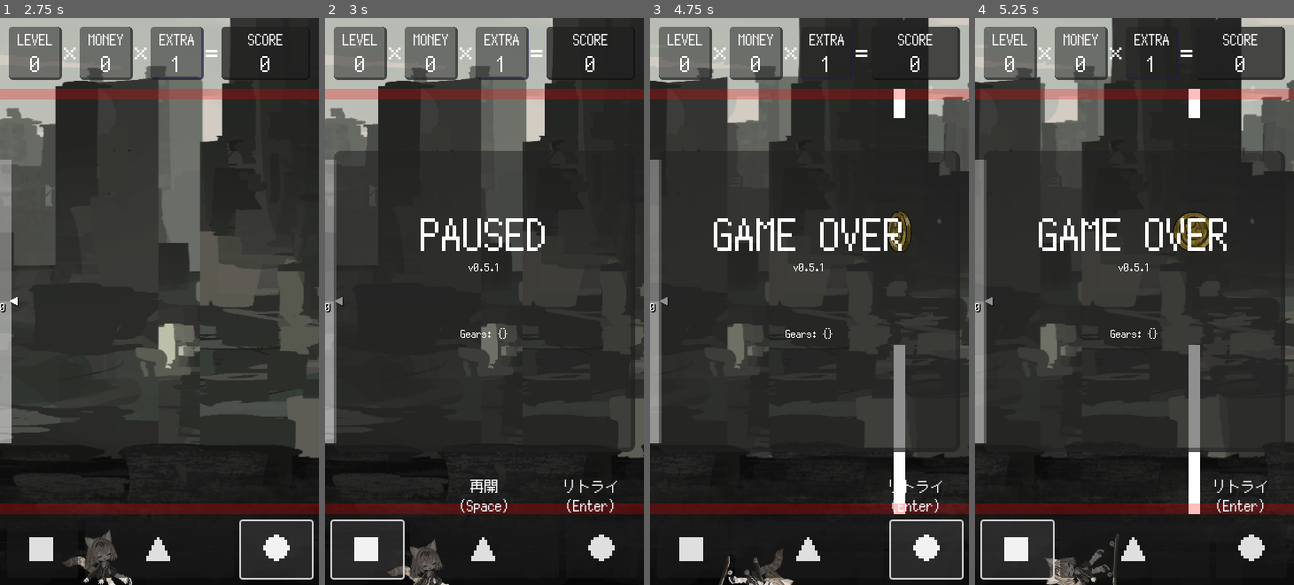
Above: before the commit, frames 1-4 (left to right).
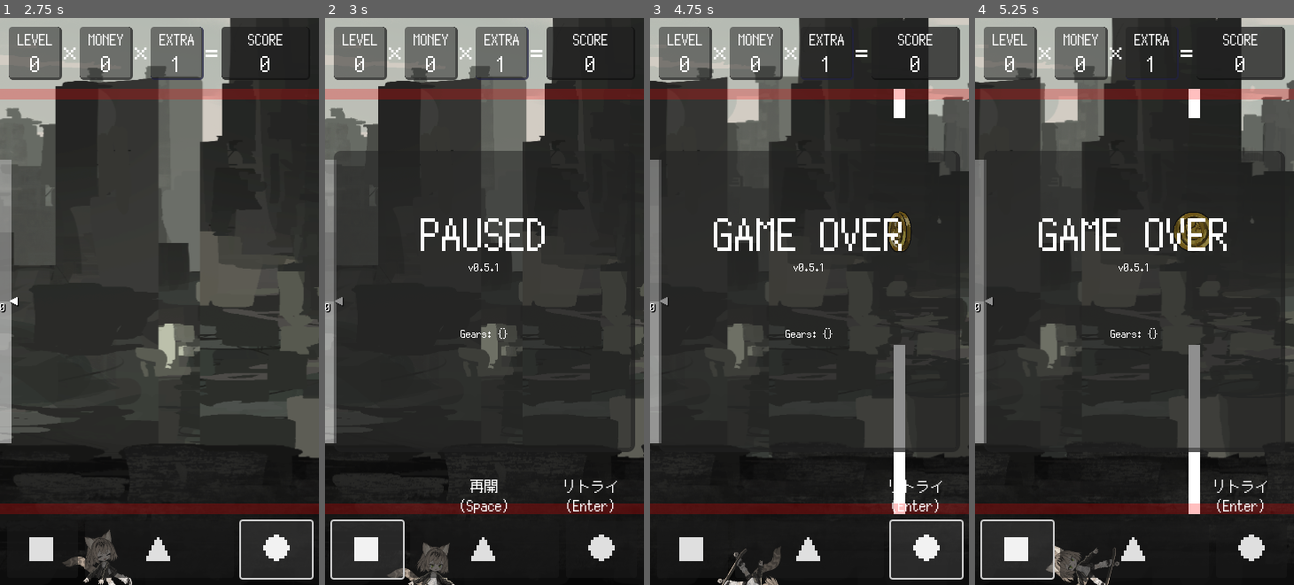
Above: after the commit, the same moments.

Repository: kamikoloss/gabsurf
Game: Godot game, scene res://scenes/main.tscn
Two runs of this game, one before a commit and one after it. Both use one fixed random seed, a clock stepped at 60 frames per second and the inputs below. Sound files missing from this copy of the repository are replaced by a short silence.
Inputs:
- Up to frame 1 (2.75 s): click "■" at 0.5 s; click "▲" at 1.25 s; click "●" at 2 s
- Up to frame 2 (3 s): click "■" at 2.75 s
- Up to frame 3 (4.75 s): click "▲" at 3.5 s; click "●" at 4.25 s
- Up to frame 4 (5.25 s): click "■" at 5 s

Frame 1 is identical in both runs. In frame 2, 0.6% of the frame differs, in the area x 19-41%, y 91-100%; in frame 3, 0.5%; in frame 4, 0.7%, in the area x 21-46%, y 90-100%.

Commit message:
ダメージの touched と got を切り分けた

Diff:
--- a/scripts/audio.gd
+++ b/scripts/audio.gd
@@ -1,12 +1,12 @@
 extends Node
 
 
-@export_group("Nodes")
+@export_category("Nodes")
 @export var _bgm_player: AudioStreamPlayer
 @export var _se_player: AudioStreamPlayer
 @export var _se_player_ui: AudioStreamPlayer
 
-@export_group("Sounds")
+@export_category("Sounds")
 @export var _jump_sound: AudioStream
 @export var _money_sound: AudioStream
 @export var _gear_sound: AudioStream
@@ -30,7 +30,7 @@
 	Global.ui_jumped.connect(_on_ui_jumped)
 	Global.hero_got_money.connect(_on_hero_got_money)
 	Global.hero_got_gear.connect(_on_hero_got_gear)
-	Global.hero_damaged.connect(_on_hero_damaged)
+	Global.hero_got_damage.connect(_on_hero_got_damage)
 	Global.hero_entered_shop.connect(_on_hero_entered_shop)
 	Global.hero_exited_shop.connect(_on_hero_exited_shop)
 	Global.enemy_dead.connect(_on_enemy_dead)
@@ -50,20 +50,16 @@
 			_bgm_player.stop()
 		# ゲームオーバー
 		Global.State.GAMEOVER:
-			_play_se(_gameover_sound)
+			_play_se_ui(_gameover_sound)
 			_enter_slow(SLOW_SPEED_GAMEOVER, SLOW_DURATION_GAMEOVER)
 
 
 func _on_ui_jumped():
-	# タイトル or ゲーム中 or ポーズ中: ジャンプ音を鳴らす
-	if Global.state != Global.State.GAMEOVER:
-		_play_se_ui(_jump_sound)
+	_play_se_ui(_jump_sound)
 
 
-func _on_hero_damaged():
-	# ゲーム中 and 残機がある: ダメージ音を鳴らす
-	if  Global.state == Global.State.ACTIVE and 0 <= Global.life:
-		_play_se(_damage_sound)
+func _on_hero_got_damage():
+	_play_se(_damage_sound)
 
 
 func _on_hero_got_money():
--- a/scripts/game.gd
+++ b/scripts/game.gd
@@ -23,7 +23,6 @@
 
 func _ready():
 	Global.state_changed.connect(_on_state_changed)
-	Global.rank_changed.connect(_on_rank_changed)
 	Global.stage_changed.connect(_on_stage_changed)
 	Global.ui_jumped.connect(_on_ui_jumped)
 	Global.ui_paused.connect(_on_ui_paused)
@@ -32,7 +31,6 @@
 	Global.hero_got_money.connect(_on_hero_got_money)
 	Global.hero_touched_gear.connect(_on_hero_touched_gear)
 	Global.hero_got_gear.connect(_on_hero_got_gear)
-	Global.hero_damaged.connect(_on_hero_damaged)
 	Global.hero_entered_shop.connect(_on_hero_entered_shop)
 	Global.hero_exited_shop.connect(_on_hero_exited_shop)
 	Global.enemy_dead.connect(_on_enemy_dead)
@@ -67,10 +65,6 @@
 			_enter_slow(SLOW_SPEED_GAMEOVER, SLOW_DURATION_GAMEOVER)
 
 
-func _on_rank_changed(_from):
-	pass
-
-
 func _on_stage_changed(_from):
 	# TODO: 背景を変更する
 	pass
@@ -96,19 +90,6 @@
 		get_tree().reload_current_scene()
 
 
-func _on_hero_damaged():
-	# ゲーム中でない: ダメージを受けても何も起きない
-	if Global.state != Global.State.ACTIVE:
-		return
-
-	# Life を減らす
-	Global.life -= 1
-
-	# Life が 0 になった場合: ゲームオーバー
-	if Global.life <= 0:
-		Global.state = Global.State.GAMEOVER
-
-
 func _on_hero_got_level():
 	Global.level += LEVEL_BASE
 
@@ -127,10 +108,10 @@
 func _on_hero_touched_gear(gear):
 	var _cost = Gear.gear_info[gear]["c"] * Global.MONEY_RATIO
 
-	# 所持金が足りない場合: 買えない
+	# Money が足りない場合: 買えない
 	if Global.money < _cost:
 		print("[Game] try to get gear, but no money!! (money: {0}, cost: {1})".format([Global.money, _cost]))
-	# 所持金が足りる場合
+	# Money が足りる場合
 	else:
 		Global.money -= _cost
 		Global.shop_through_count = 0
--- a/scripts/global.gd
+++ b/scripts/global.gd
@@ -8,18 +8,17 @@
 signal money_changed
 signal extra_changed
 signal score_changed
-signal life_changed
 
 signal ui_jumped # ジャンプボタンを押したとき
 signal ui_paused # ポーズボタンを押したとき
 signal ui_retried # リトライボタンを押したとき
 
-signal hero_got_stage # Stage を取得したとき
 signal hero_got_level # Level を取得したとき
 signal hero_got_money # Money を取得したとき
 signal hero_touched_gear # Gear に触れたとき (まだ取得していない)
 signal hero_got_gear # Gear を取得したとき
-signal hero_damaged # ダメージを受けたとき
+signal hero_touched_damage # ダメージに触れたとき (まだ受けていない)
+signal hero_got_damage # ダメージを受けたとき
 signal hero_entered_shop # Shop に入ったとき
 signal hero_exited_shop # Shop を出たとき
 
@@ -56,13 +55,13 @@
 
 const STAGE_TARGET_RANK = [ # Stage ごとの目標 Rank
 	null,
-	Global.Rank.GREEN, # Stage 1
-	Global.Rank.RED, # Stage 2
-	Global.Rank.GOLD, # Stage 3
+	Global.Rank.GREEN,
+	Global.Rank.RED,
+	Global.Rank.GOLD,
 ]
 
+const LIFE_MAX = 3 # Life の最大数
 const MONEY_RATIO = 5 # Money の係数
-const LIFE_MAX = 3 # Life の最大数
 const HERO_MOVE_VELOCITY_DEFAULT = 200.0 # Hero の移動速度のデフォルト値 (px/s)
 
 
@@ -148,17 +147,7 @@
 		score_changed.emit(_from)
 		rank = _calc_rank()
 
-var life: int = -1:
-	get:
-		return life
-	set(value):
-		if value == life:
-			return
-		var _from = life
-		life = value
-		#print("[Global] life is changed. ({0} -> {1})".format([_from, value]))
-		life_changed.emit(_from)
-
+var life: int = -1
 var can_hero_jump: bool = true # Hero がジャンプできるかどうか キーボード操作のときだけ確認する
 var hero_move_velocity: float = HERO_MOVE_VELOCITY_DEFAULT # Hero の横移動の速度 (px/s)
 
@@ -179,8 +168,8 @@
 	money = 0
 	extra = 1
 	score = 0
+
 	life = LIFE_MAX
-
 	can_hero_jump = true
 	hero_move_velocity = HERO_MOVE_VELOCITY_DEFAULT
 	gate_gap_diff = 0
--- a/scripts/hero.gd
+++ b/scripts/hero.gd
@@ -1,4 +1,16 @@
 extends CharacterBody2D
+
+
+const JUMP_COOLTIME = 0.05 # (s)
+const JUMP_VELOCITY = -600 # ジャンプの速度 (px/s)
+const FALL_VELOCITY = 2400 # 落下速度 (px/s)
+const FALL_VELOCITY_MAX = 300 # 終端速度 (px/s)
+const MOVE_ACCELARATE_DULATION = 1.0 # 加速が終わる時間 (s)
+
+const DEAD_VELOCITY = Vector2(200, -800) # 死んだときに吹き飛ぶベクトル
+const DEAD_ROTATION = -20 # 死んだときに回転する速度
+
+const ANTI_DAMAGE_DURATION = 1.0 # Hero が被ダメージ時に何秒間無敵になるか
 
 
 @export var _weapon_scene: PackedScene
@@ -9,32 +21,20 @@
 @export var _anti_damage_bar: TextureProgressBar
 
 
+var _is_anti_damage = false # Hero が無敵状態かどうか
+
 var _jump_counter_weapon = 0
 var _jump_counter_weapon_quota = 9999 # Gear 取得時に変更
 
-var _is_anti_damage = false # Hero が無敵状態かどうか
-
 var _anti_damage_tween = null
-
-
-const JUMP_COOLTIME = 0.05 # (s)
-const JUMP_VELOCITY = -600 # ジャンプの速度 (px/s)
-const FALL_VELOCITY = 2400 # 落下速度 (px/s)
-const FALL_VELOCITY_MAX = 300 # 終端速度 (px/s)
-const MOVE_ACCELARATE_DULATION = 1.0 # 加速が終わる時間 (s)
-
-const DEAD_VELOCITY = Vector2(200, -800) # 死んだときに吹き飛ぶベクトル
-const DEAD_ROTATION = -20 # 死んだときに回転する速度
-
-const DAMAGED_ANTI_DAMAGE_DURATION = 1.0 # Hero が被ダメージ時に何秒間無敵になるか
 
 
 func _ready():
 	Global.state_changed.connect(_on_state_changed)
-	Global.life_changed.connect(_on_life_changed)
 	Global.ui_jumped.connect(_on_ui_jumped)
 	Global.hero_got_gear.connect(_on_hero_got_gear)
-	Global.hero_damaged.connect(_on_hero_damaged)
+	Global.hero_touched_damage.connect(_on_hero_touched_damage)
+	Global.hero_got_damage.connect(_on_hero_got_damage)
 	Global.enemy_dead.connect(_on_enemy_dead)
 
 	_shoes.remove_from_group("Weapon")
@@ -66,26 +66,6 @@
 		Global.State.GAMEOVER:
 			# 吹き飛ぶ
 			velocity = DEAD_VELOCITY
-			_hero_sprite.stop()
-			_hero_sprite.play("die")
-
-
-func _on_life_changed(from):
-	var _life_text = ""
-	for n in Global.life:
-		_life_text += "♥"
-	_life_label.text = _life_text
-
-	# ダメージを受けたがまだ残機がある場合: コケる
-	if Global.state == Global.State.ACTIVE and Global.life < from:
-		_hero_sprite.stop()
-		_hero_sprite.play("die")
-		await get_tree().create_timer(0.5).timeout
-		# NOTE: ゲームオーバー時は 0.5 秒後 ACTIVE じゃないので "default" に戻らない
-		# TODO: ごちゃごちゃしているので整理する
-		if Global.state == Global.State.ACTIVE:
-			_hero_sprite.stop()
-			_hero_sprite.play("default")
 
 
 func _on_ui_jumped():
@@ -106,6 +86,7 @@
 	velocity.y = _jump_velocity_y
 
 	# 加速 (横方向)
+	# TODO: hero に移す
 	if Gear.my_gears.has(Gear.GearType.JMA):
 		var _jma = [null, 200, 400, 600]
 		var _jma_count = Gear.my_gears.count(Gear.GearType.JMA)
@@ -114,7 +95,7 @@
 	_hero_sprite.stop()
 	_hero_sprite.play("jump")
 
-	# MSB 所持中
+	# ミサイル系
 	if Gear.my_gears.has(Gear.GearType.MSB):
 		_jump_counter_weapon += 1
 
@@ -144,16 +125,45 @@
 			_shoes.add_to_group("Weapon")
 
 
-func _on_hero_damaged():
+func _on_hero_touched_damage():
 	# ゲーム中でない: ダメージを受けても何も起きない
 	if Global.state != Global.State.ACTIVE:
 		return
 
+	# 無敵状態: ダメージを受けない
+	if _is_anti_damage:
+		return
+
+	# それ以外: ダメージを受ける
+	# Life を減らす
+	Global.life -= 1
+	print("[Hero] damged.")
+	Global.hero_got_damage.emit()
+
+
+func _on_hero_got_damage():
+	# コケる
+	_hero_sprite.stop()
+	_hero_sprite.play("die")
+
+	# Life 表示を更新する
+	var _life_text = ""
+	for n in Global.life:
+		_life_text += "♥"
+	_life_label.text = _life_text
+
+	# Life が 0 (以下) になった場合
+	if Global.life <= 0:
+		# ゲームオーバー
+		Global.state = Global.State.GAMEOVER
 	# Life がまだある場合
-	if 0 < Global.life:
-		# 無敵状態ではない: 無敵状態に突入する
-		if !_is_anti_damage:
-			_enter_anti_damage(DAMAGED_ANTI_DAMAGE_DURATION)
+	else:
+		# 無敵状態に突入する
+		_enter_anti_damage(ANTI_DAMAGE_DURATION)
+		# コケから戻る
+		await get_tree().create_timer(0.5).timeout
+		_hero_sprite.stop()
+		_hero_sprite.play("default")
 
 
 func _on_enemy_dead():
@@ -169,19 +179,12 @@
 		return
 
 	if area.is_in_group("Wall"):
-		if _is_anti_damage:
-			return
-		print("[Hero] damged by walls.")
-		Global.hero_damaged.emit()
+		#print("[Hero] touched walls.")
+		Global.hero_touched_damage.emit()
 
 	if area.is_in_group("Enemy"):
-		if area.is_dead: # area = enemy
-			return
-		if _is_anti_damage:
-			return
-		else:
-			print("[Hero] damged by a enemy.")
-			Global.hero_damaged.emit()
+		#print("[Hero] touched a enemy.")
+		Global.hero_touched_damage.emit()
 
 	if area.is_in_group("Level"):
 		#print("[Hero] got level.")
